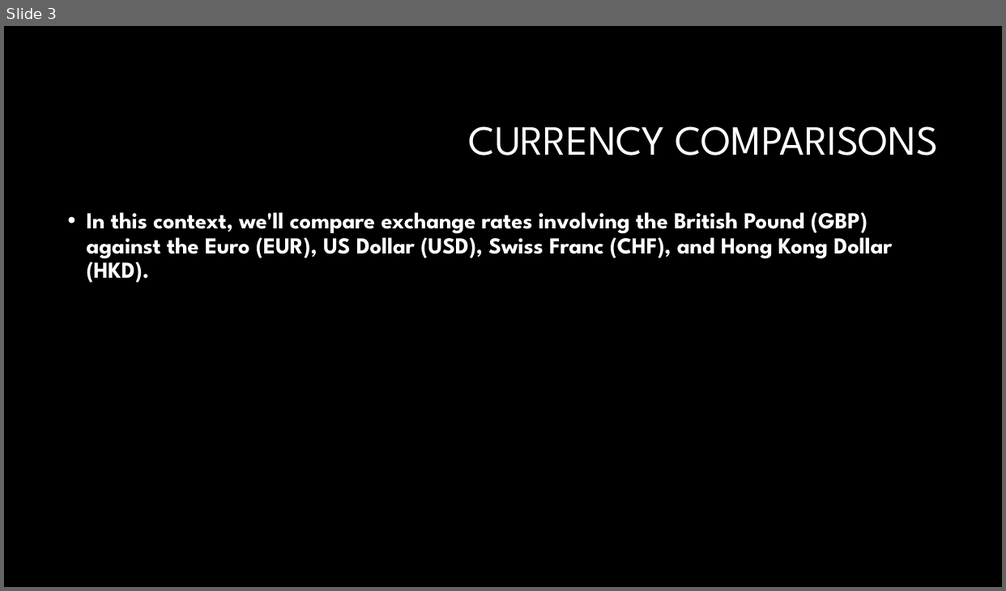
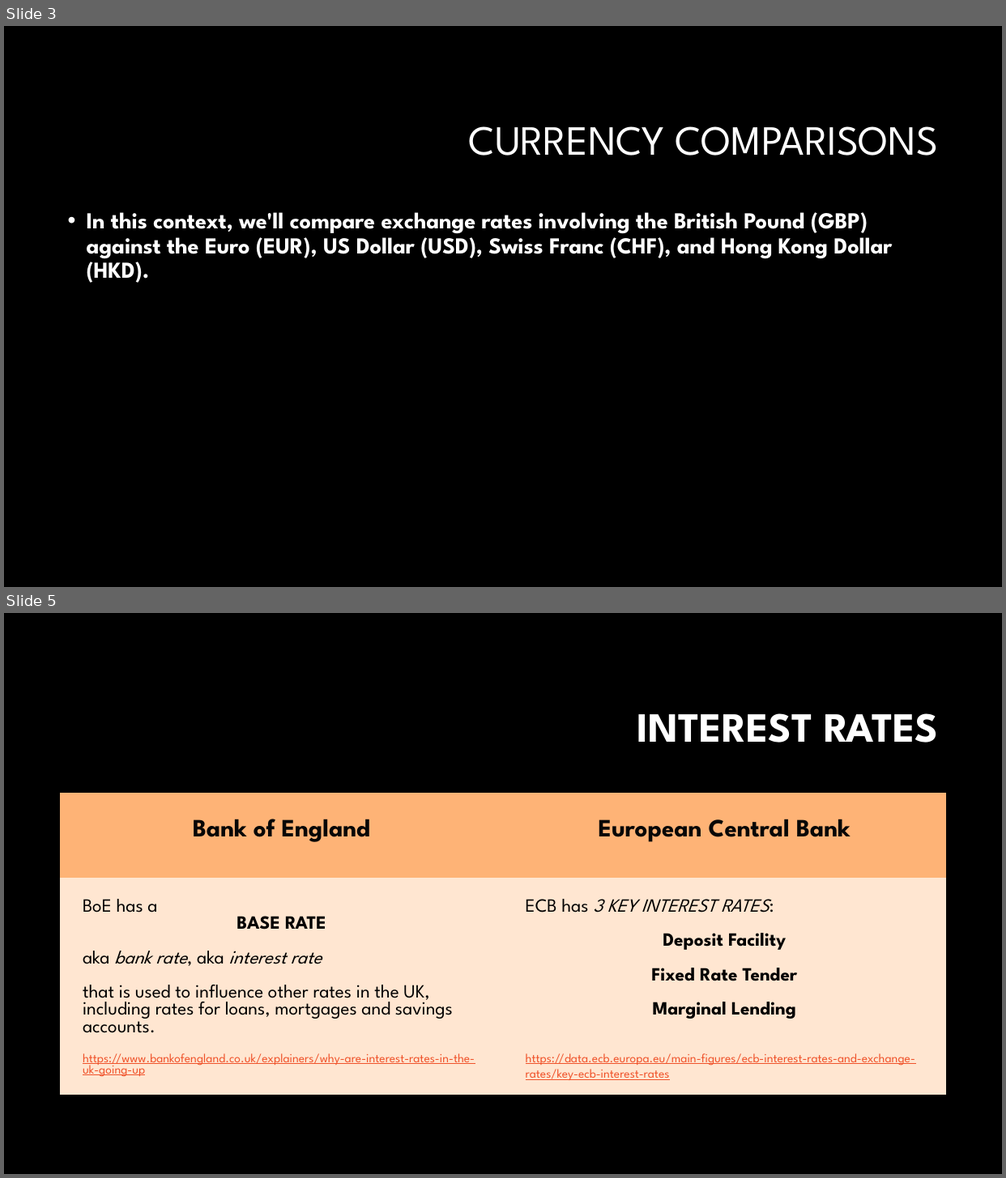
Before and after one commit to AliAlzaidy1/ABgroup_project, a slide deck: Forex Presentation.pptx. Shown one above the other, each under a label of ours: slide 3 before the commit, slides 3 and 5 after it; the slides between them are not shown. The pictures are 1006x591 and 1006x1178 pixels, drawn with LibreOffice and Linux fonts; fonts in the diff are those of the drawing; background and template pictures are left out. Boxes give left, top, right and bottom in pixels: in the first picture for what was removed or moved away, otherwise in the second. Text is boxed around its words. In the diff, an @@ line names an element or a change of style, - is before the commit and + after.

```diff
--- a/Forex Presentation.pptx
+++ b/Forex Presentation.pptx
@@ slide 5 added at [4, 613, 1002, 1174], background #000000 @@
@@ title added at [637, 713, 938, 743], 40 pt, text #FFFFFF, bold @@
+INTEREST RATES
@@ table added at [60, 793, 947, 1148], 2 rows, 2 columns @@
+Bank of England | European Central Bank
+BoE has a / BASE RATE / aka bank rate, aka interest rate / that is used to influence other rates in the UK, including rates for loans, mortgages and savings accounts. / https://www.bankofengland.co.uk/explainers/why-are-interest-rates-in-the-uk-going-up | ECB has 3 KEY INTEREST RATES: / Deposit Facility / Fixed Rate Tender / Marginal Lending / https://data.ecb.europa.eu/main-figures/ecb-interest-rates-and-exchange-rates/key-ecb-interest-rates
```
Also in this commit, not shown: 4 other slides added.
